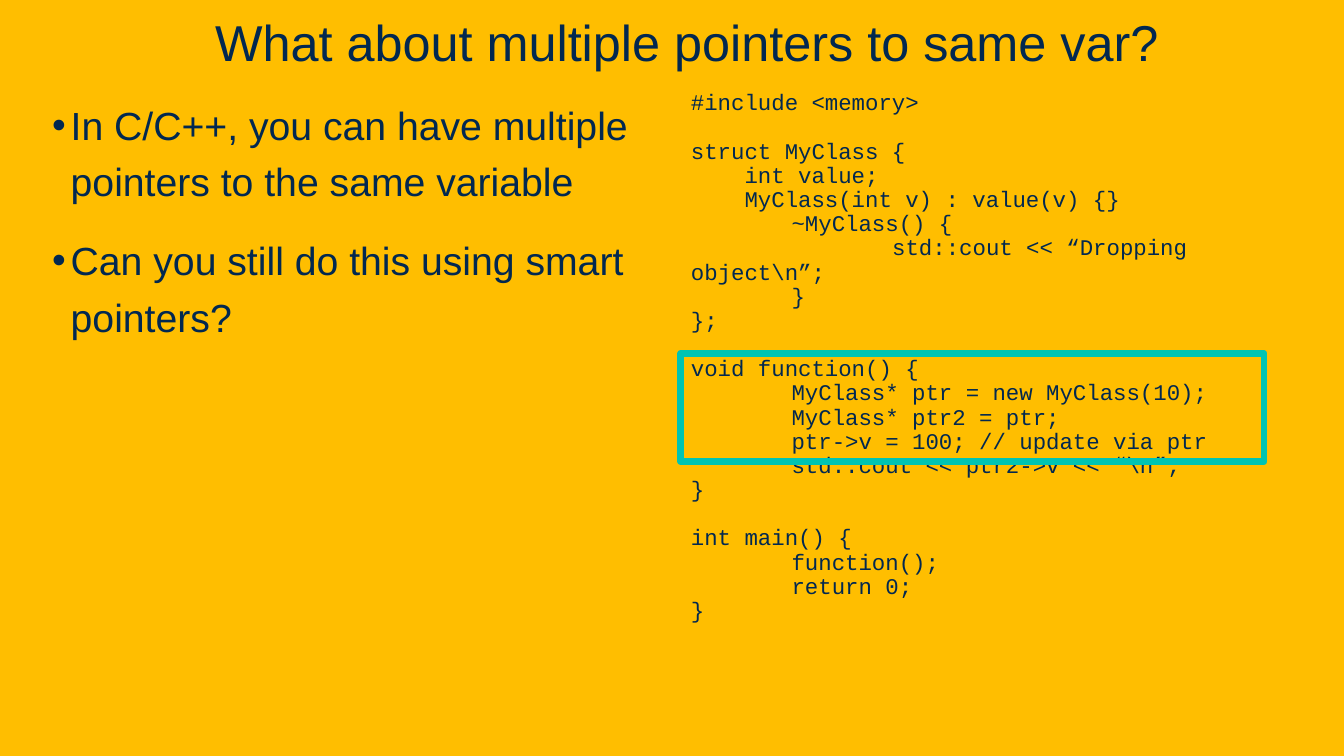
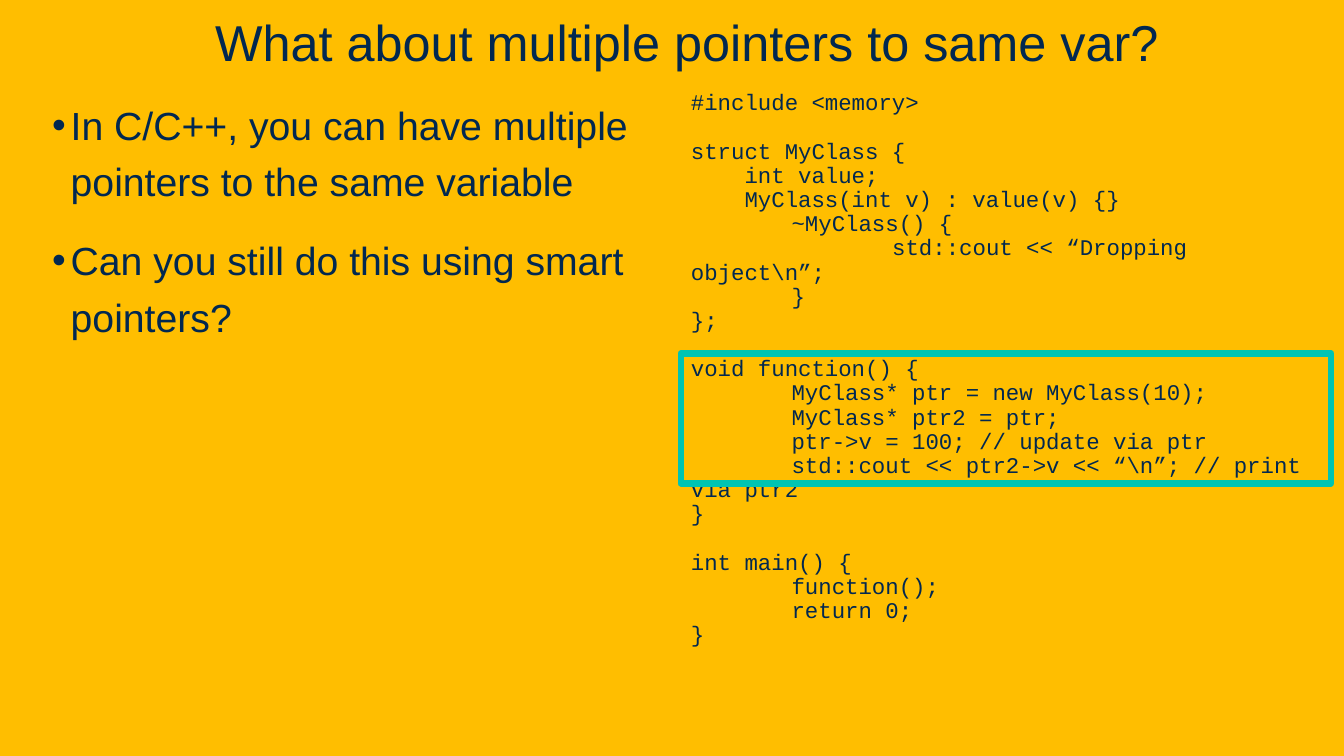
Before and after one commit to davsec-teaching/ECS160-Winter2025, a slide deck: slide 78 of slides/9_software_security.pptx (slide 73 before the commit). Drawn at 1344x756 pixels with LibreOffice and Linux fonts; fonts in the diff are those of the drawing; background and template pictures are left out. Boxes give left, top, right and bottom in pixels: in the first picture for what was removed or moved away, otherwise in the second. Text is boxed around its words. In the diff, an @@ line names an element or a change of style, - is before the commit and + after.

```diff
--- a/slides/9_software_security.pptx
+++ b/slides/9_software_security.pptx
@@ rectangle: place and size @@
-rectangle at (681, 354, 1264, 462)
+rectangle at (681, 354, 1331, 484)
@@ text at (691, 457, 1301, 502): text changed @@
-std::cout << ptr2->v << “\n”;
+std::cout << ptr2->v << “\n”; // print via ptr2
```
Also in this commit, not shown: 4 other slides changed, 5 slides added.
